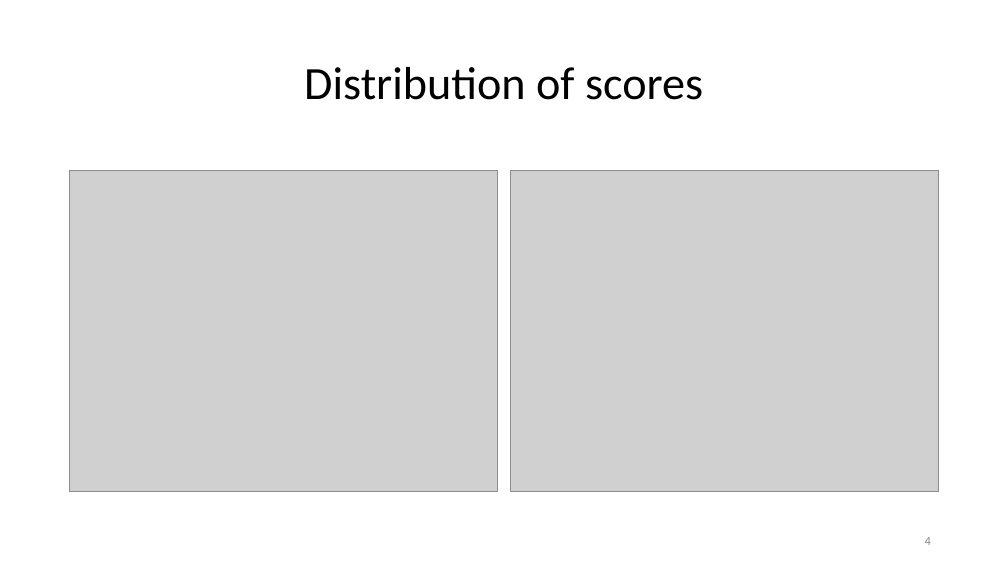
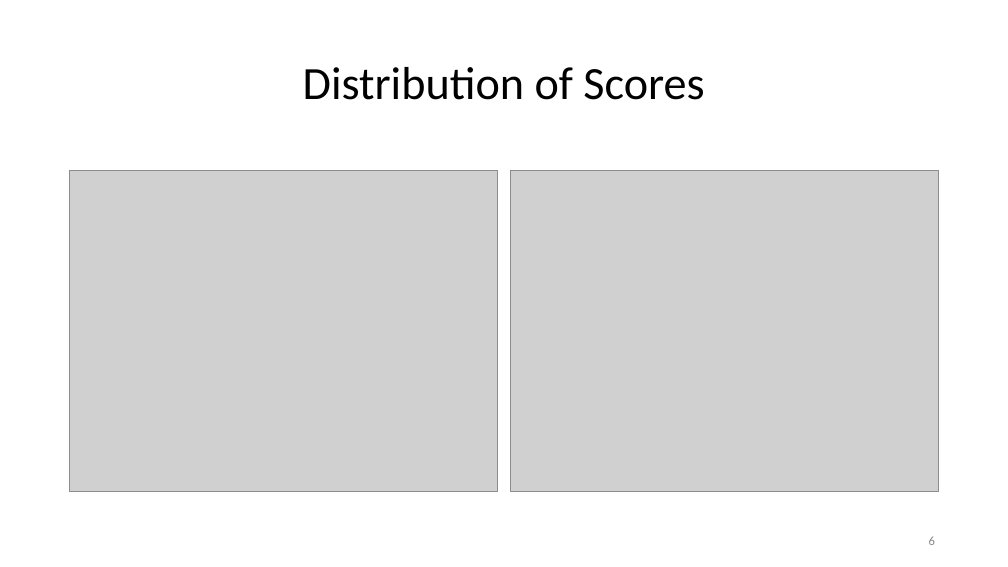
Before and after one commit to paulhager/ProteinPrediction1, a slide deck: slide 6 of BLOSUMscoresComparedToSingleSNAPscores.pptx (slide 4 before the commit). Drawn at 1008x567 pixels with LibreOffice and Linux fonts; fonts in the diff are those of the drawing; grey boxes stand for pictures; background and template pictures are left out. Boxes give left, top, right and bottom in pixels: in the first picture for what was removed or moved away, otherwise in the second. Text is boxed around its words. In the diff, an @@ line names an element or a change of style, - is before the commit and + after.

```diff
--- a/BLOSUMscoresComparedToSingleSNAPscores.pptx
+++ b/BLOSUMscoresComparedToSingleSNAPscores.pptx
@@ title at [303, 67, 704, 100]: text changed @@
-Distribution of scores
+Distribution of Scores
@@ page number removed at [925, 537, 931, 545] @@
-4
@@ page number added at [929, 536, 935, 545], 12 pt, text #888888 @@
+6
```
Also in this commit, not shown: 21 other slides changed, 5 slides added, 1 slide removed, 2 other files.
